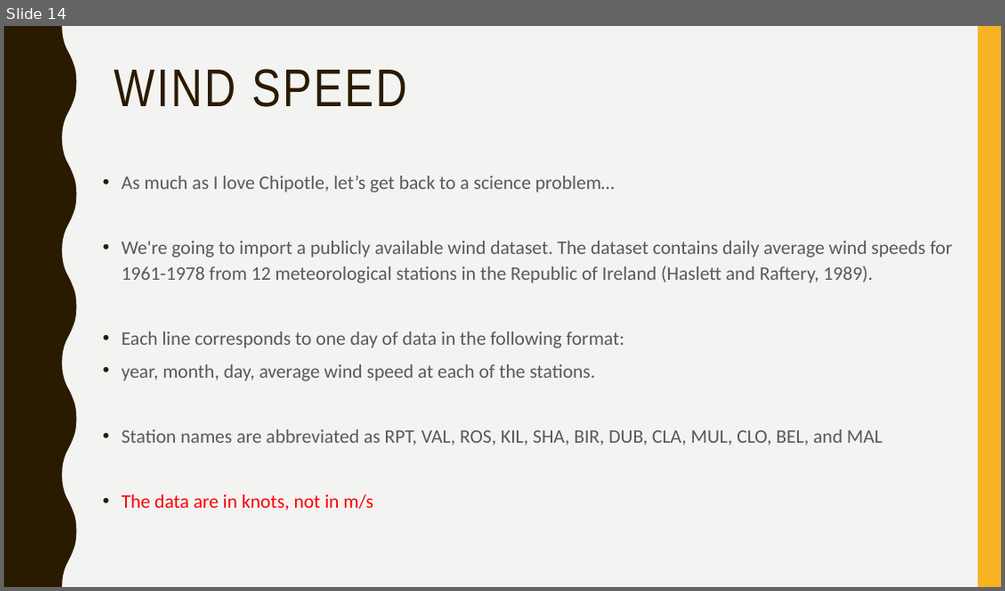
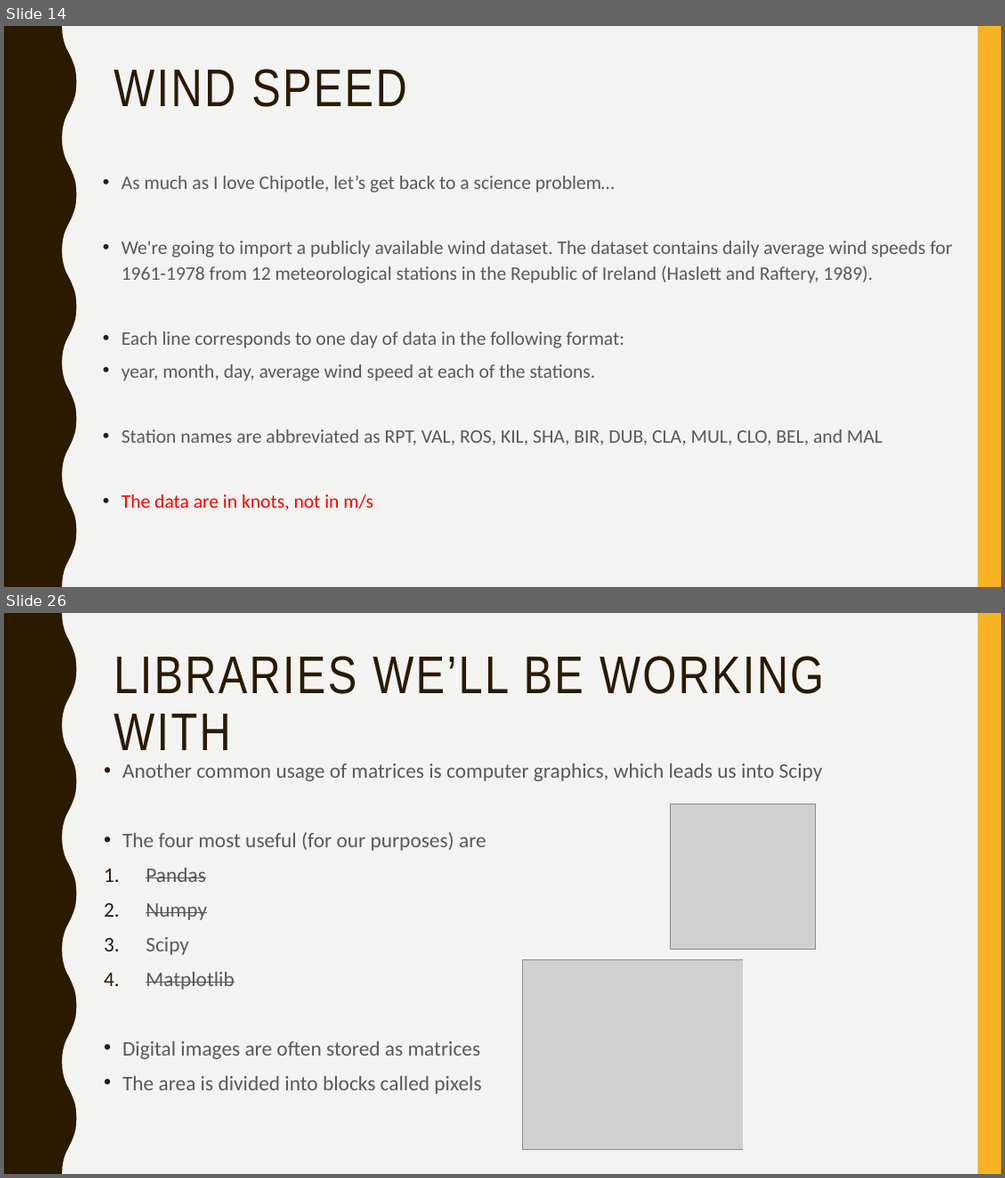
Before and after one commit to narock/scientific_computing_course, a slide deck: 02_Libraries/02_Scientific_Computing_Libs.pptx. Shown one above the other, each under a label of ours: slide 14 before the commit, slides 14 and 26 after it; the slides between them are not shown. The pictures are 1005x591 and 1005x1178 pixels, drawn with LibreOffice and Linux fonts; fonts in the diff are those of the drawing; grey boxes stand for pictures. Boxes give left, top, right and bottom in pixels: in the first picture for what was removed or moved away, otherwise in the second. Text is boxed around its words. In the diff, an @@ line names an element or a change of style, - is before the commit and + after.

Commit message:
Updates to Intro and Libraries slides/notebooks

```diff
--- a/02_Libraries/02_Scientific_Computing_Libs.pptx
+++ b/02_Libraries/02_Scientific_Computing_Libs.pptx
@@ slide 26 added at [4, 613, 1001, 1174], background #F3F3F2; not listed: 2 template elements that a slide beside it also shows @@
@@ title added at [113, 656, 824, 750], 51 pt, text #2A1A00 @@
+LIBRARIES WE’LL BE WORKING WITH
@@ text added at [122, 763, 823, 1094], 20 pt, text #595959 @@
+• Another common usage of matrices is computer graphics, which leads us into Scipy
+• The four most useful (for our purposes) are
+1. Pandas
+2. Numpy
+3. Scipy
+4. Matplotlib
+• Digital images are often stored as matrices
+• The area is divided into blocks called pixels
@@ picture added at [671, 803, 816, 949] @@
@@ picture added at [522, 959, 963, 1149] @@
@@ rectangle added at [743, 959, 963, 1160], fill #F3F3F2 @@
```
Also in this commit, not shown: 13 other slides added, 2 slides removed, 8 other files.
